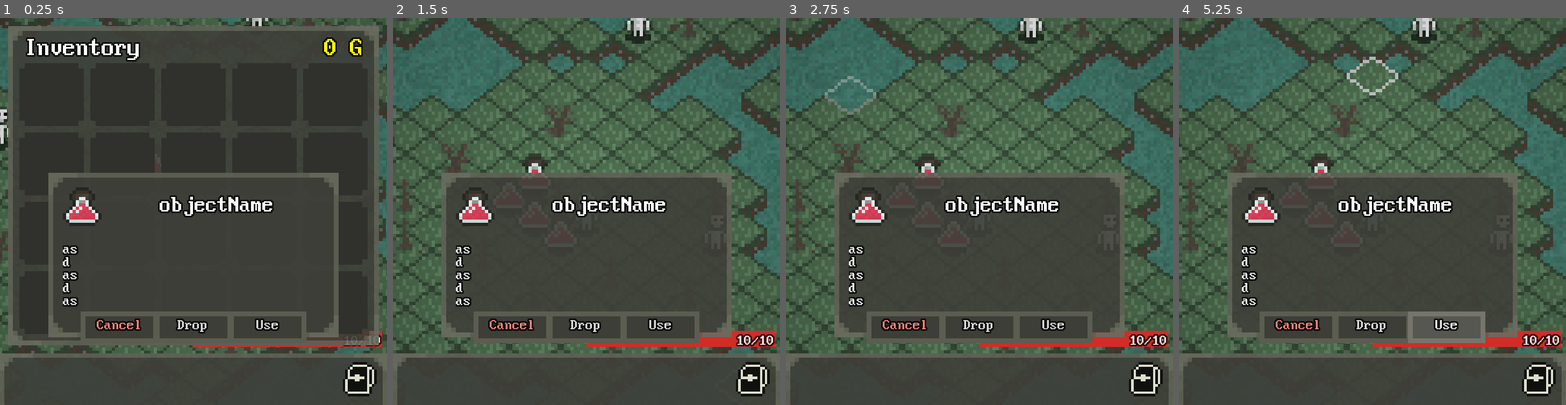
Above: before the commit, frames 1-4 (left to right).
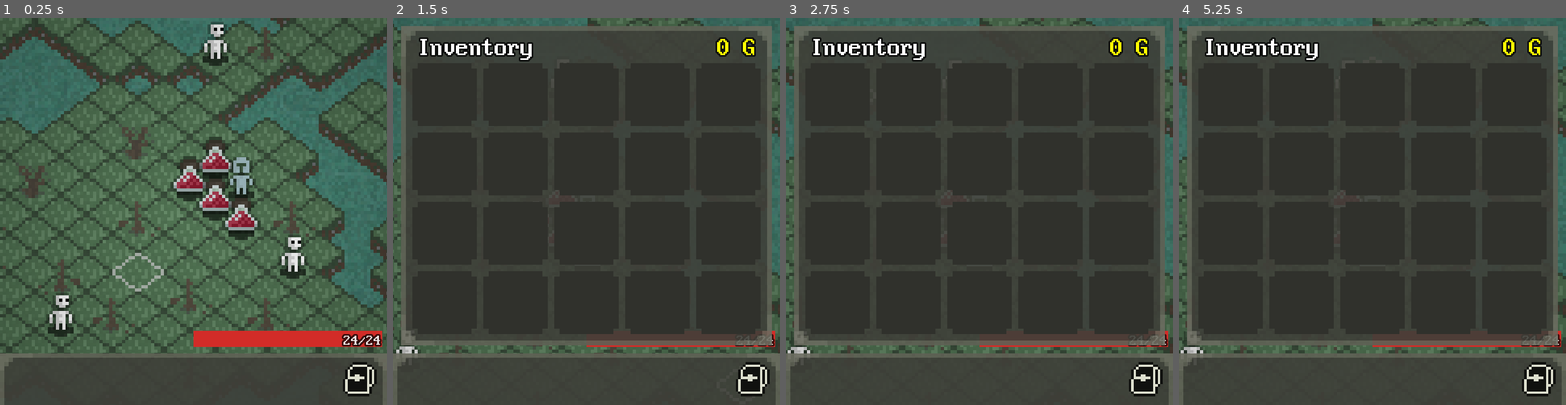
Above: after the commit, the same moments.

Repository: dranik544/shattered-hoplite
Game: Godot game, scene res://scenes/main.tscn
The game is run twice, just before and just after one commit, with the same random seed, the same clock (stepped at 60 frames per second) and the same inputs.
Inputs (mouse positions are in pixels of both pictures, inside the frame that each line leads up to):
- Up to frame 1 (0.25 s): no input
- Up to frame 2 (1.5 s): click (512, 327) at 0.5 s, where only the run before the commit has a clickable "Cancel"; click (752, 377) at 1.25 s
- Up to frame 3 (2.75 s): click (836, 95) at 2.02 s
- Up to frame 4 (5.25 s): click (1372, 327) at 2.75 s, where only the run before the commit has a clickable "Drop"; click (1302, 95) at 3.52 s; click (1446, 327) at 4.25 s, where only the run before the commit has a clickable "Use"; click (1372, 95) at 5.02 s

The runs differ from the first frame. In frame 1, 66% of the frame differs, in the area x 0-100%, y 0-87%; in frame 2, 47%; in frame 3, 47%; in frame 4, 48%.

Commit message:
window for items (and other) (not complete)

Diff:
--- a/scenes/heroes/base_hero_pl.tscn
+++ b/scenes/heroes/base_hero_pl.tscn
@@ -167,6 +167,7 @@
 valign = 2
 
 [node name="inventory" type="Control" parent="CanvasLayer"]
+visible = false
 anchor_left = 0.5
 anchor_top = 0.5
 anchor_right = 0.5
@@ -695,20 +696,20 @@
 anchor_top = 0.5
 anchor_right = 0.5
 anchor_bottom = 0.5
-margin_left = -90.0
-margin_top = -24.0
-margin_right = 90.0
-margin_bottom = 24.0
+margin_left = -96.0
+margin_top = -18.0
+margin_right = 96.0
+margin_bottom = 18.0
 grow_horizontal = 2
 grow_vertical = 2
-rect_min_size = Vector2( 180, 48 )
+rect_min_size = Vector2( 192, 36 )
 script = ExtResource( 13 )
 
 [node name="bg" type="NinePatchRect" parent="CanvasLayer/owindow"]
 modulate = Color( 1, 1, 1, 0.9 )
 anchor_right = 1.0
 anchor_bottom = 1.0
-rect_min_size = Vector2( 0, 32 )
+rect_min_size = Vector2( 192, 63 )
 texture = ExtResource( 9 )
 patch_margin_left = 9
 patch_margin_top = 9
@@ -718,13 +719,15 @@
 [node name="vbox" type="VBoxContainer" parent="CanvasLayer/owindow"]
 anchor_right = 1.0
 anchor_bottom = 1.0
-margin_left = 9.0
-margin_top = 9.0
-margin_right = -9.0
-margin_bottom = -9.0
+margin_left = 8.0
+margin_top = 8.0
+margin_right = -8.0
+margin_bottom = 19.0
+rect_min_size = Vector2( 176, 59 )
+custom_constants/separation = 6
 
 [node name="objectTextureAndName" type="HBoxContainer" parent="CanvasLayer/owindow/vbox"]
-margin_right = 162.0
+margin_right = 176.0
 margin_bottom = 24.0
 alignment = 1
 
@@ -738,7 +741,7 @@
 [node name="objectName" type="Label" parent="CanvasLayer/owindow/vbox/objectTextureAndName"]
 margin_left = 28.0
 margin_top = 6.0
-margin_right = 162.0
+margin_right = 176.0
 margin_bottom = 18.0
 size_flags_horizontal = 3
 custom_fonts/font = SubResource( 13 )
@@ -747,44 +750,34 @@
 valign = 1
 
 [node name="objectDesc" type="RichTextLabel" parent="CanvasLayer/owindow/vbox"]
-margin_top = 28.0
-margin_right = 162.0
-margin_bottom = 82.0
-rect_min_size = Vector2( 128, 24 )
+margin_top = 30.0
+margin_right = 176.0
+margin_bottom = 39.0
+rect_min_size = Vector2( 128, 8 )
 bbcode_enabled = true
-bbcode_text = "
-as
-d
-as
-d
-as"
-text = "
-as
-d
-as
-d
-as"
+bbcode_text = "objectDesc."
+text = "objectDesc."
 fit_content_height = true
 
 [node name="buttons" type="HBoxContainer" parent="CanvasLayer/owindow/vbox"]
-margin_top = 86.0
-margin_right = 162.0
-margin_bottom = 100.0
+margin_top = 45.0
+margin_right = 176.0
+margin_bottom = 59.0
 alignment = 1
 
-[node name="cancelButton" type="Button" parent="CanvasLayer/owindow/vbox/buttons"]
-margin_left = 14.0
-margin_right = 56.0
+[node name="closeButton" type="Button" parent="CanvasLayer/owindow/vbox/buttons"]
+margin_left = 21.0
+margin_right = 63.0
 margin_bottom = 14.0
 rect_min_size = Vector2( 42, 0 )
 theme = ExtResource( 12 )
 custom_colors/font_color = Color( 1, 0.53, 0.5, 1 )
-text = "Cancel"
+text = "Close"
 expand_icon = true
 
 [node name="dropButton" type="Button" parent="CanvasLayer/owindow/vbox/buttons"]
-margin_left = 60.0
-margin_right = 102.0
+margin_left = 67.0
+margin_right = 109.0
 margin_bottom = 14.0
 rect_min_size = Vector2( 42, 0 )
 theme = ExtResource( 12 )
@@ -792,8 +785,8 @@
 expand_icon = true
 
 [node name="useButton" type="Button" parent="CanvasLayer/owindow/vbox/buttons"]
-margin_left = 106.0
-margin_right = 148.0
+margin_left = 113.0
+margin_right = 155.0
 margin_bottom = 14.0
 rect_min_size = Vector2( 42, 0 )
 text = "Use"
--- a/scenes/main.tscn
+++ b/scenes/main.tscn
@@ -74,17 +74,20 @@
 [node name="ysort" type="YSort" parent="."]
 
 [node name="hoplite_pl" parent="ysort" instance=ExtResource( 3 )]
-position = Vector2( 11, 0 )
+position = Vector2( 32, -18 )
 tilemapPath = NodePath("../../tilemap")
 hoverPath = NodePath("../../hover")
+health = 24
+maxHealth = 24
+attackDamage = 6
 
 [node name="base_enemy" parent="ysort" instance=ExtResource( 6 )]
 position = Vector2( 48, 7 )
-enemyName = "Skeleton"
-health = 3
+enemyName = "Стёпа гей"
 attackDistance = 0
-attackDamage = 0
+attackDamage = 999
 moveDirections = [ Vector2( 2, 0 ), Vector2( -2, 0 ), Vector2( 0, 2 ), Vector2( 0, -2 ), Vector2( 2, 2 ), Vector2( -2, -2 ), Vector2( 2, -2 ), Vector2( -2, 2 ) ]
+visibleDistance = 2
 
 [node name="base_enemy2" parent="ysort" instance=ExtResource( 6 )]
 position = Vector2( -64, 29 )
@@ -96,7 +99,7 @@
 enemyName = "Skeleton"
 
 [node name="base_enemy4" parent="ysort" instance=ExtResource( 6 )]
-position = Vector2( -55, -25 )
+position = Vector2( -24, 24 )
 enemyName = "Skeleton"
 
 [node name="base_enemy5" parent="ysort" instance=ExtResource( 6 )]
@@ -104,20 +107,23 @@
 enemyName = "Skeleton"
 
 [node name="base_item" parent="ysort" instance=ExtResource( 11 )]
-position = Vector2( 0, 3 )
-itemName = "Regeneration potion"
+position = Vector2( 32, -7 )
+itemName = "Item N1"
+itemDesc = "1\\n1\\n1\\n1"
 
 [node name="base_item2" parent="ysort" instance=ExtResource( 11 )]
-position = Vector2( -9, -1 )
-itemName = "Regeneration potion"
+position = Vector2( 23, -11 )
+itemName = "Item N2"
 
 [node name="base_item3" parent="ysort" instance=ExtResource( 11 )]
-position = Vector2( -17, -7 )
-itemName = "Regeneration potion"
+position = Vector2( 15, -17 )
+itemName = "Item N3"
+itemDesc = "\\n 1 \\n 1a\\n 1 \\n 1a\\n 1 \\n 1a\\n 1 \\n 1a\\n 1 \\n 1a\\n 1 \\n 1a\\n 1 \\n 1a\\n 1 \\n 1a\\n 1 \\n 1a\\n 1 \\n 1a\\n 1 \\n 1a\\n 1 \\n 1a\\n 1 \\n 1a\\n 1 \\n 1a\\n 1 \\n 1a\\n 1 \\n 1a\\n 1 \\n 1a\\n 1 \\n 1a\\n 1 \\n 1a\\n 1 \\n 1a\\n 1 \\n 1a\\n 1 \\n 1a\\n 1 \\n 1a\\n 1 \\n 1a\\n 1 \\n 1a\\n 1 \\n 1a\\n 1 \\n 1a"
 
 [node name="base_item4" parent="ysort" instance=ExtResource( 11 )]
-position = Vector2( -8, -12 )
-itemName = "Regeneration potion"
+position = Vector2( 24, -22 )
+itemName = "Item N4"
+itemDesc = "burgers"
 
 [node name="CanvasModulate" type="CanvasModulate" parent="."]
 visible = false
--- a/scripts/enemies/base_enemy.gd
+++ b/scripts/enemies/base_enemy.gd
@@ -58,7 +58,7 @@
 func start_default_animation():
 	default_animation_tween.repeat = true
 	default_animation_tween.interpolate_property(sprite, "scale", Vector2(0.95, 1.00), Vector2(1.00, 0.95), 0.4, Tween.TRANS_SINE, Tween.EASE_IN_OUT)
-	default_animation_tween.interpolate_property(sprite, "scale", Vector2(1.00, 0.95), Vector2(0.95, 1.00), 0.4, Tween.TRANS_SINE, Tween.EASE_IN_OUT, 0.5)
+	default_animation_tween.interpolate_property(sprite, "scale", Vector2(1.00, 0.95), Vector2(0.95, 1.00), 0.4, Tween.TRANS_SINE, Tween.EASE_IN_OUT, 0.4)
 	default_animation_tween.start()
 
 func move_enemy_to_player():
--- a/scripts/heroes/base_hero_pl.gd
+++ b/scripts/heroes/base_hero_pl.gd
@@ -7,7 +7,7 @@
 export(NodePath) var hoverPath
 
 export(int) var health = 10
-var maxHealth: int = health
+export(int) var maxHealth = 10
 export(int) var attackDamage = 1
 
 onready var tween: Tween = $Tween
@@ -17,6 +17,7 @@
 onready var default_animation_tween: Tween = $default_animation_tween
 
 onready var inventory: Control = $CanvasLayer/inventory
+onready var owindow: Control = $CanvasLayer/owindow
 onready var inventory_button = $CanvasLayer/bottom_panel/buttons/inventory_button
 onready var healthbar = $CanvasLayer/bottom_panel/healthbar
 onready var healthbar_label = $CanvasLayer/bottom_panel/healthbar/Label
@@ -45,12 +46,14 @@
 
 	start_default_animation()
 
+	damage(0)
+
 
 
 func start_default_animation():
 	default_animation_tween.repeat = true
 	default_animation_tween.interpolate_property(sprite, "scale", Vector2(0.95, 1.00), Vector2(1.00, 0.95), 0.35, Tween.TRANS_SINE, Tween.EASE_IN_OUT)
-	default_animation_tween.interpolate_property(sprite, "scale", Vector2(1.00, 0.95), Vector2(0.95, 1.00), 0.35, Tween.TRANS_SINE, Tween.EASE_IN_OUT, 0.5)
+	default_animation_tween.interpolate_property(sprite, "scale", Vector2(1.00, 0.95), Vector2(0.95, 1.00), 0.35, Tween.TRANS_SINE, Tween.EASE_IN_OUT, 0.35)
 	default_animation_tween.start()
 
 func _input(event):
@@ -75,7 +78,7 @@
 			hover.modulate.a = 0.40
 
 		if Global.turn == true:
-			if Input.is_action_just_pressed("CLICK") && !inventory.visible:
+			if Input.is_action_just_pressed("CLICK") && !inventory.visible && !owindow.visible:
 				if check_distance(cellPOS, currentCellPOS) == 1:
 					if check_valid_to_move_cell(cellPOS):
 						move_player_with_animation(tilemapLayer1.map_to_world(cellPOS))
@@ -107,8 +110,11 @@
 
 func damage(attackDamage: int):
 	health += attackDamage
+
+	healthbar.max_value = maxHealth
 	healthbar.value = health
 	healthbar_label.text = str(health) + "/" + str(maxHealth)
+
 	tween.interpolate_property(sprite, "modulate", Color(1.0, 0.0, 0.0), Color(1.0, 1.0, 1.0), 0.2, Tween.TRANS_QUAD, Tween.EASE_IN)
 	tween.start()
 
--- a/scripts/inventory.gd
+++ b/scripts/inventory.gd
@@ -1,24 +1,43 @@
 extends Control
 
 onready var buttons = $buttons
+onready var owindow = $"../owindow"
 
 
 func _ready():
 	Global.connect("inventoryUpdated", self, "_on_updated_inventory")
+	_on_updated_inventory()
 
 func _on_updated_inventory():
 	var itemNUM: int = 1
+
+	for i in buttons.get_children():
+		i.icon = null
+		i.remove_meta("itemData")
+
 	for i in Global.inventory:
 		var button: Button = buttons.get_node("Button" + str(itemNUM))
 
 		button.icon = i.itemTexture
-		button.set_meta("itemScenePath", i.itemScenePath)
+		button.set_meta("itemData", i)
+
 		if button.is_connected("pressed", self, "_on_button_pressed"):
 			button.disconnect("pressed", self, "_on_button_pressed")
-
 		button.connect("pressed", self, "_on_button_pressed", [itemNUM])
 
 		itemNUM += 1
 
 func _on_button_pressed(itemNUM: int = -1):
-	if itemNUM == 1: return
+	if itemNUM == -1: return
+
+	var button: Button = buttons.get_node("Button" + str(itemNUM))
+	print(button)
+	if button.has_meta("itemData"):
+		owindow.edit_owindow(
+			button.get_meta("itemData").itemName,
+			button.get_meta("itemData").itemDesc,
+			button.get_meta("itemData").itemTexture,
+			true,
+			true,
+			true
+		)
--- a/scripts/owindow.gd
+++ b/scripts/owindow.gd
@@ -1,30 +1,38 @@
 extends Control
 
+onready var bg = $bg
+onready var vbox = $vbox
 onready var object_texture_texturerect = $vbox/objectTextureAndName/objectTexture
 onready var object_name_label = $vbox/objectTextureAndName/objectName
 onready var object_desc_label = $vbox/objectDesc
+
+onready var close_button = $vbox/buttons/closeButton
 onready var drop_button = $vbox/buttons/dropButton
 onready var use_button = $vbox/buttons/useButton
 
 
 func _ready():
-	edit_owindow(
-		"1",
-		"2\n32\n32\n32\n32\n32\n32\n32\n32\n32\nn32\n32\n32\n3",
-		null,
-		true,
-		true
-	)
+	close_button.connect("pressed", self, "_on_close_button_pressed")
+	edit_owindow("", "", null, false, false, false)
 
-func edit_owindow(
-		objectName: String,
-		objectDesc: String,
-		objectTexture: Texture,
+func edit_owindow(objectName: String, objectDesc: String, objectTexture: Texture = null, show: bool = true, enable_dropButton: bool = true, enable_useButton: bool = true):
+	visible = false
 
-		enable_dropButton: bool = true,
-		enable_useButton: bool = true
+	object_name_label.text = objectName
+	object_desc_label.bbcode_text = objectDesc
+	object_texture_texturerect.texture = objectTexture
+	object_texture_texturerect.visible = true if objectTexture else false
 
-	):
-		rect_size.y = rect_min_size.y + object_desc_label.rect_size.y
-		set_anchors_and_margins_preset(Control.PRESET_CENTER)
-		rect_size.y = rect_min_size.y + object_desc_label.rect_size.y
+	drop_button.visible = enable_dropButton
+	use_button.visible = enable_useButton
+
+	yield(get_tree(), "idle_frame")
+
+	visible = show
+
+	rect_size.y = vbox.get_combined_minimum_size().y
+	rect_position.y = get_viewport_rect().size.y /2 - vbox.get_combined_minimum_size().y / 2
+
+
+func _on_close_button_pressed():
+	visible = false
Binary file changed: sprites/items/potion_health1.png
